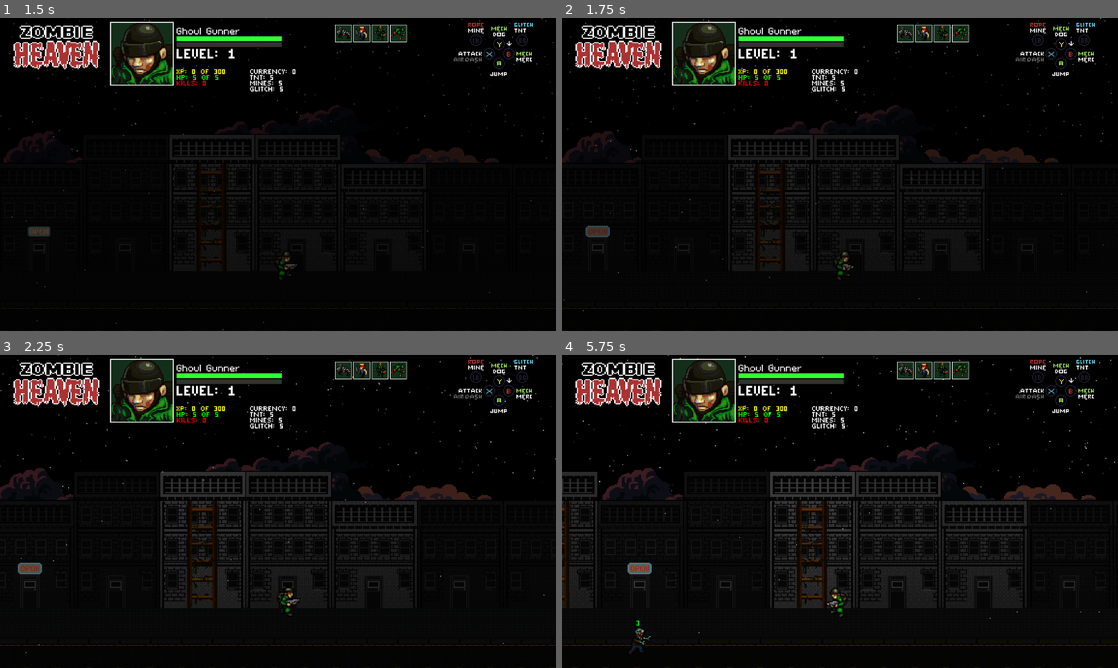
Above: before the commit, frames 1-4 (two rows, left to right).
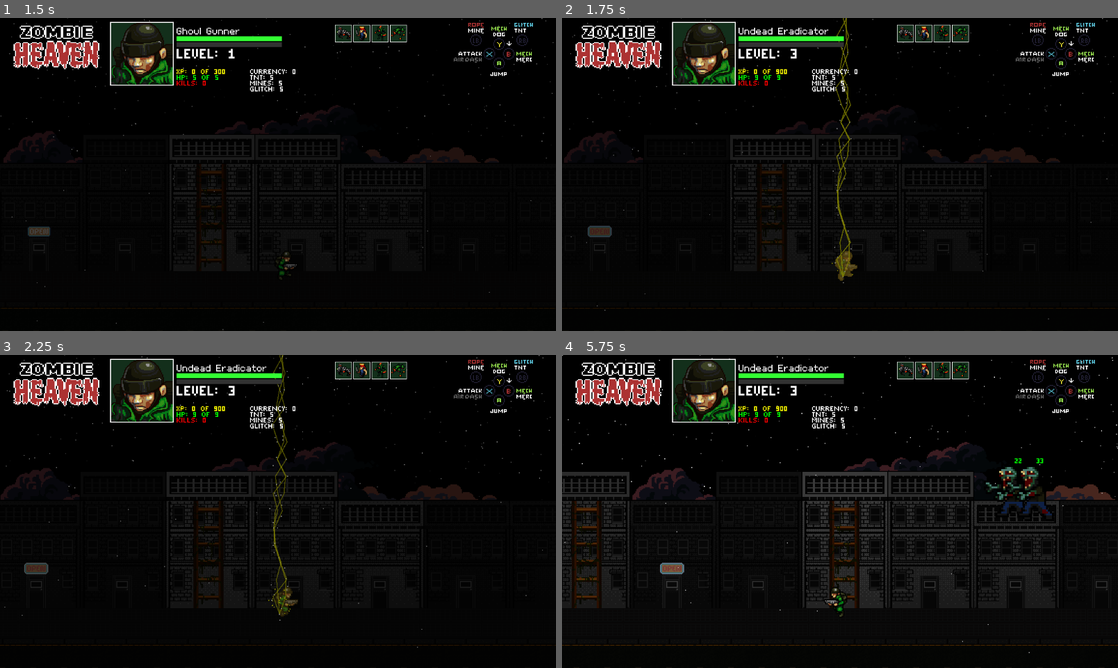
Above: after the commit, the same moments.

Repository: Tekknobot/ZombieSlug
Game: Godot game, scene res://Scenes/Titlescreen.tscn
Same seed, same stepped clock (60 frames per second), same inputs: the game is played once before the commit and once after it.
Inputs:
- Up to frame 1 (1.5 s): tap Enter (ui_accept) at 0.5, 0.77 s; hold Right (ui_right) 0.53-1.28 s; hold Down (ui_down) from 1.28 s (still down)
- Up to frame 2 (1.75 s): keep holding Down (ui_down); tap Enter (ui_accept) at 1.52 s
- Up to frame 3 (2.25 s): release Down (ui_down) at 2.03 s; hold Right (ui_right) from 2.03 s (still down)
- Up to frame 4 (5.75 s): release Right (ui_right) at 2.78 s; hold Up (ui_up) 2.78-3.53 s; tap Enter (ui_accept) at 3.02, 3.77, 4.52 s; hold Left (ui_left) 3.53-5.03 s; hold Down (ui_down) from 5.03 s (still down)

Frame 1 is identical in both runs. In frame 2, 2.2% of the frame differs, in the area x 0-100%, y 0-100%; in frame 3, 4.3%; in frame 4, 10%, in the area x 0-100%, y 0-96%.

Commit message:
Charger zombies should explode only when in lane.

Diff:
--- a/Scripts/soldier.gd
+++ b/Scripts/soldier.gd
@@ -252,7 +252,7 @@
 	shock_effect.visible = false
 
 	await get_tree().create_timer(1).timeout
-	Playerstats.set_level(1)
+	Playerstats.set_level(3)
 
 	# start on floor by default:
 	$AnimatedSprite2D.z_index = LAYER_Z_FLOOR
--- a/Scripts/zombie.gd
+++ b/Scripts/zombie.gd
@@ -117,7 +117,8 @@
 
 	# find player
 	var players = get_tree().get_nodes_in_group("Player")
-	if players.is_empty(): return
+	if players.is_empty():
+		return
 	var p = players[0] as CharacterBody2D
 
 	var same_ground: bool = (p.z_index == self.z_index)
@@ -134,13 +135,14 @@
 	var players_target = get_tree().get_nodes_in_group("Player")
 	if players_target.is_empty():
 		return
-	var player_pos 			= players_target[0].global_position
-	var to_player_target  	= player_pos - global_position
-	var player_dist       			= to_player_target.length()
-
-	if behavior == "charger":
-		if player_dist <= 32:
-			_explode()
+	var player_pos        = players_target[0].global_position
+	var to_player_target  = player_pos - global_position
+	var player_dist       = to_player_target.length()
+
+	# initial charger explode (will be skipped here now)
+	if behavior == "charger" and player_dist <= 32 and same_ground:
+		# don't explode here anymore
+		pass
 
 	# 1) If any homing grenades exist, chase the nearest one instead of the player:
 	var grenades = get_tree().get_nodes_in_group("TNT_yellow")
@@ -149,7 +151,8 @@
 		# find closest grenade
 		var best_dist = INF
 		for g in grenades:
-			if not (g is Node2D): continue
+			if not (g is Node2D):
+				continue
 			var d = global_position.distance_to(g.global_position)
 			if d < best_dist:
 				best_dist = d
@@ -163,10 +166,10 @@
 		target = players[0] as CharacterBody2D
 
 	# 2) move/tackle exactly as before, but using `target`:
-	var to_target = target.global_position - global_position
-	var dist = to_target.length()
-	var dx = to_target.x
-	var DEADZONE := 1.0
+	var to_target  = target.global_position - global_position
+	var dist       = to_target.length()
+	var dx         = to_target.x
+	var DEADZONE   := 1.0
 
 	if dist > attack_range:
 		velocity.x = sign(to_target.x) * speed
@@ -174,7 +177,7 @@
 			attack_timer.stop()
 		if anim.animation != "move":
 			anim.play("move")
-		 # only re-flip if target is well to one side
+		# only re-flip if target is well to one side
 		if abs(dx) > DEADZONE:
 			anim.flip_h = velocity.x > 0
 	else:
@@ -216,6 +219,14 @@
 				_ignore_non_target_ground(col.global_position.y)
 			break  # stop after first valid ground collision
 
+	# 4) recompute same_ground now that z_index is correct
+	same_ground = (p.get_child(0).z_index == self.z_index)
+	player_dist = p.global_position.distance_to(global_position)
+
+	# 5) final charger explode check
+	if behavior == "charger" and player_dist <= 24 and same_ground:
+		_explode()
+
 func _on_attack_timeout() -> void:
 	for p in get_tree().get_nodes_in_group("Player"):
 		if not (p is CharacterBody2D and p.has_method("take_damage")):
